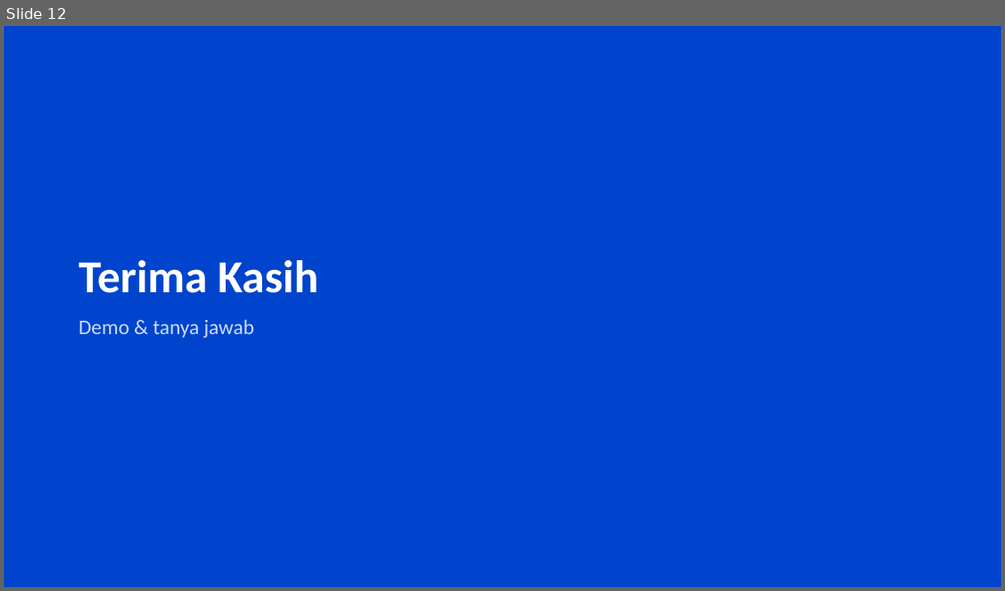
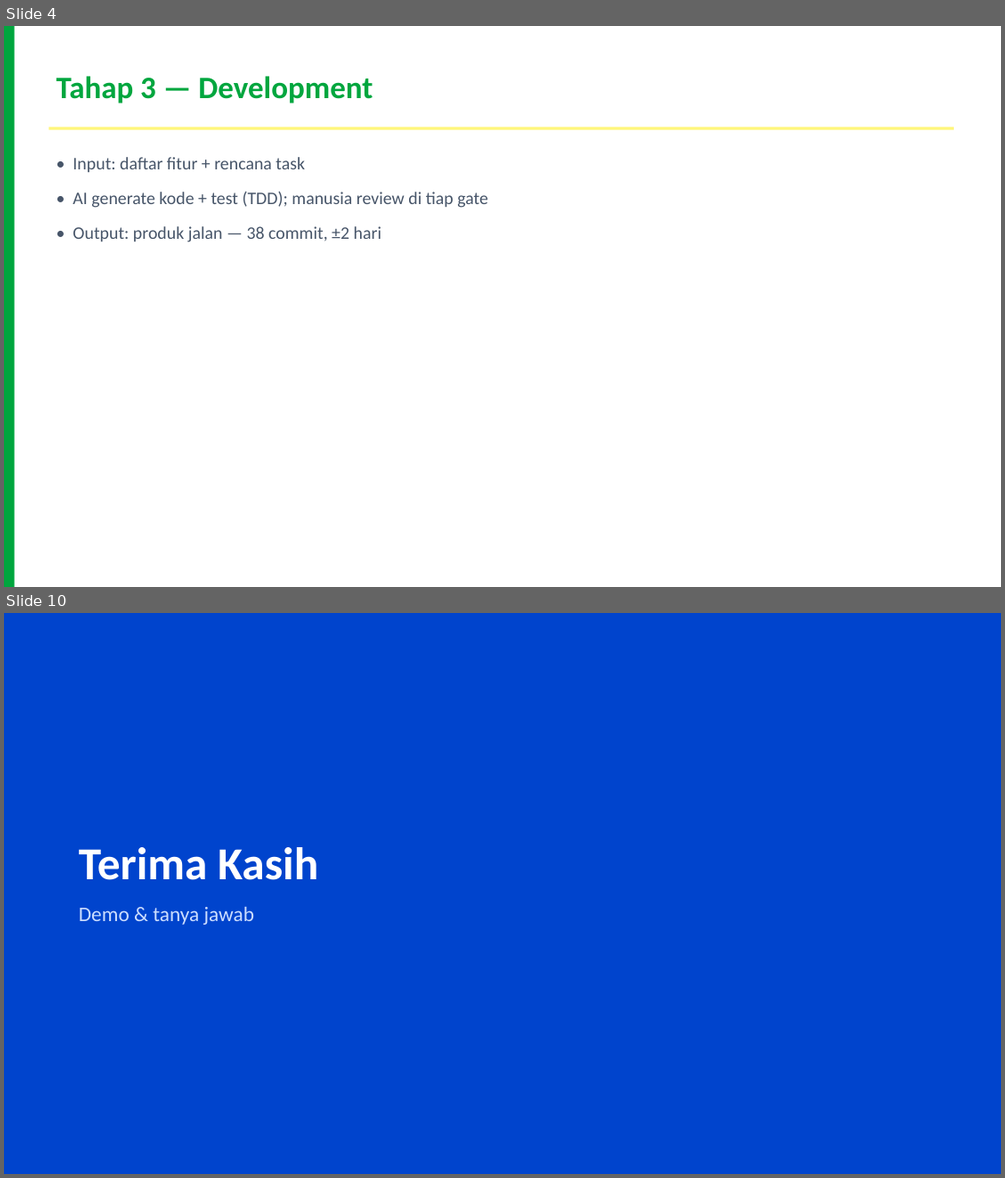
Before and after one commit to dhenta312/hackathon-appraisal, a slide deck: Presentasi-Penilaian-Kinerja.pptx. Shown one above the other, each under a label of ours: slide 12 before the commit, slides 4 and 10 after it; the slides between them are not shown. The pictures are 1005x591 and 1005x1178 pixels, drawn with LibreOffice and Linux fonts; fonts in the diff are those of the drawing. Boxes give left, top, right and bottom in pixels: in the first picture for what was removed or moved away, otherwise in the second. Text is boxed around its words. In the diff, an @@ line names an element or a change of style, - is before the commit and + after.

```diff
--- a/Presentasi-Penilaian-Kinerja.pptx
+++ b/Presentasi-Penilaian-Kinerja.pptx
@@ slide 4 added at box(4, 26, 1001, 587), background #FFFFFF @@
@@ rectangle added at box(4, 26, 15, 587), fill #00A63E @@
@@ text added at box(57, 76, 372, 103), 30 pt, text #00A63E, bold @@
+Tahap 3 — Development
@@ rectangle added at box(48, 127, 954, 130), fill #FFF67A @@
@@ text added at box(73, 157, 488, 242), 17 pt, text #475569 @@
+• Input: daftar fitur + rencana task
+• AI generate kode + test (TDD); manusia review di tiap gate
+• Output: produk jalan — 38 commit, ±2 hari
@@ what was slide 12 is now slide 10 @@
```
Also in this commit, not shown: 2 slides changed, 6 other slides added, 9 slides removed, 2 other files.
